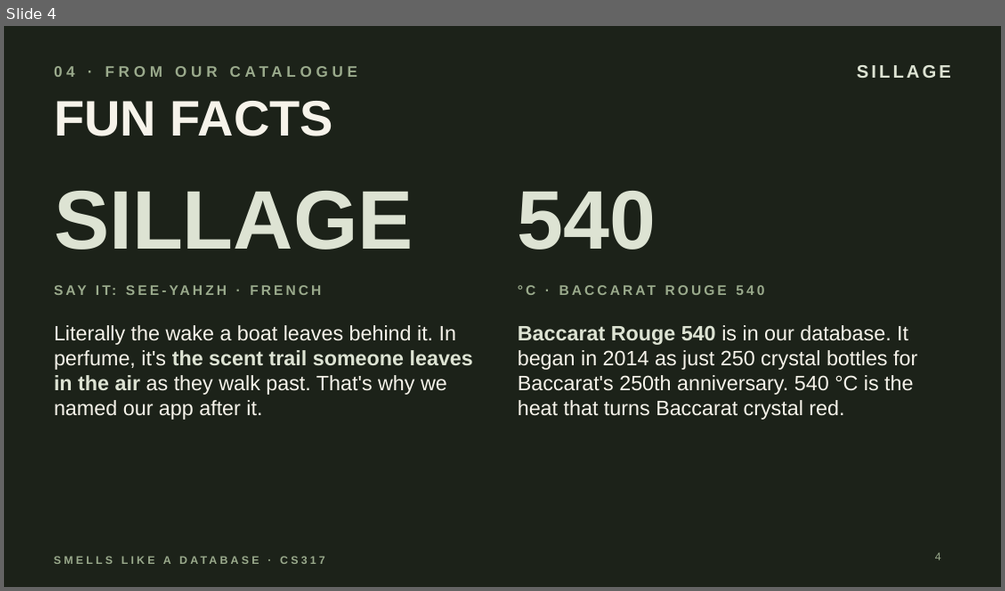
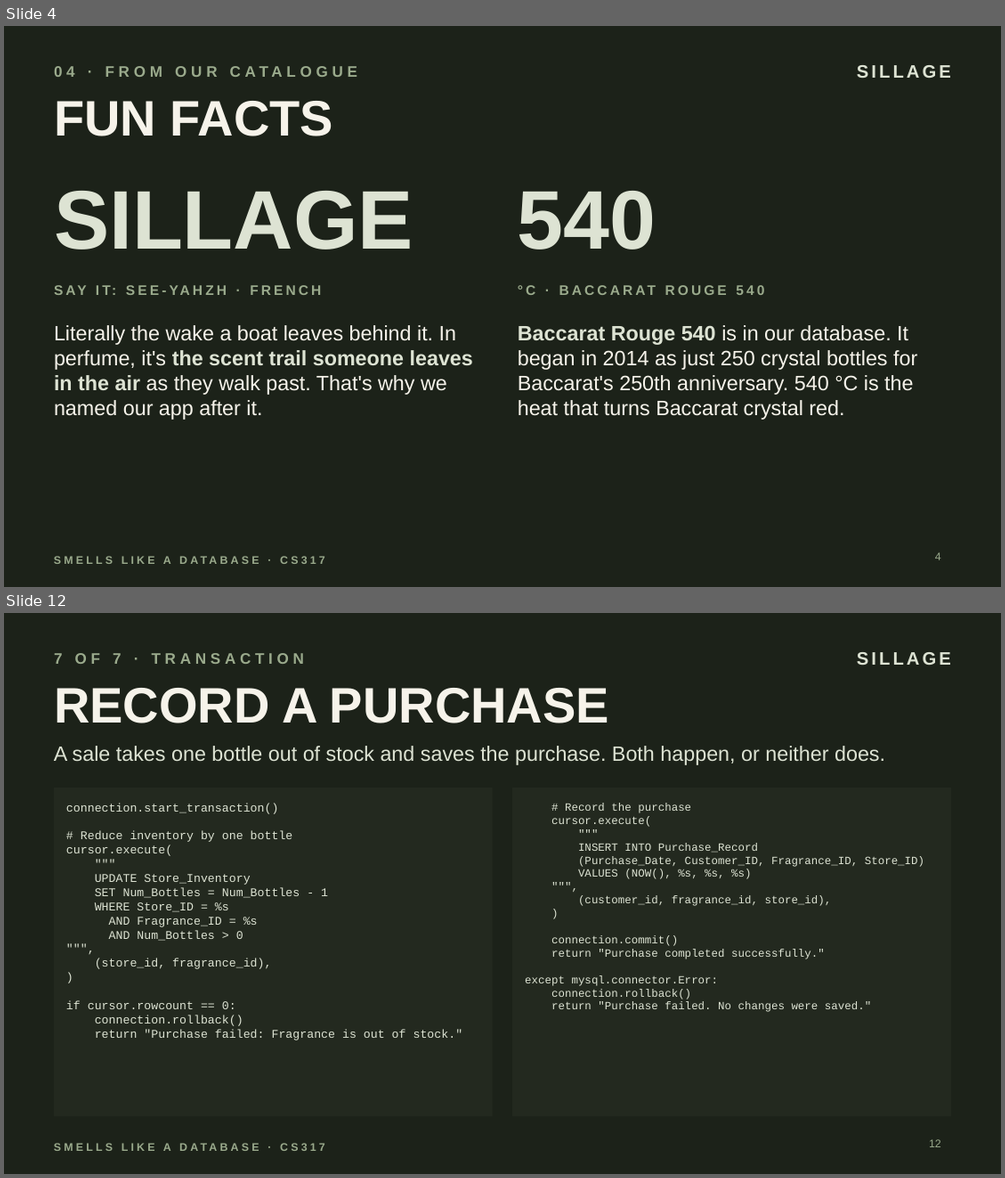
Before and after one commit to t-drape/Smells_Like_A_Database, a slide deck: CS317_Smells_Like_a_Database.pptx. Shown one above the other, each under a label of ours: slide 4 before the commit, slides 4 and 12 after it; the slides between them are not shown. The pictures are 1005x591 and 1005x1178 pixels, drawn with LibreOffice and Linux fonts; fonts in the diff are those of the drawing. Boxes give left, top, right and bottom in pixels: in the first picture for what was removed or moved away, otherwise in the second. Text is boxed around its words. In the diff, an @@ line names an element or a change of style, - is before the commit and + after.

```diff
--- a/CS317_Smells_Like_a_Database.pptx
+++ b/CS317_Smells_Like_a_Database.pptx
@@ slide 12 added at (4, 613, 1001, 1174), background #1C2219; not listed: 2 template elements that a slide beside it also shows @@
@@ text added at (54, 653, 304, 664), 11 pt, text #9AAA8C, bold @@
+7 OF 7 · TRANSACTION
@@ title added at (54, 688, 609, 723), 36 pt, text #F6F3EA, bold @@
+RECORD A PURCHASE
@@ text added at (54, 746, 885, 765), 15 pt, text #DDE3D3 @@
+A sale takes one bottle out of stock and saves the purchase. Both happen, or neither does.
@@ rectangle added at (54, 787, 493, 1117), fill #23291F, 8.5 pt, text #DDE3D3 @@
+connection.start_transaction()
+# Reduce inventory by one bottle
+cursor.execute(
+"""
+UPDATE Store_Inventory
+SET Num_Bottles = Num_Bottles - 1
+WHERE Store_ID = %s
+AND Fragrance_ID = %s
+AND Num_Bottles > 0
+""",
+(store_id, fragrance_id),
+)
+if cursor.rowcount == 0:
+connection.rollback()
+return "Purchase failed: Fragrance is out of stock."
@@ rectangle added at (512, 787, 951, 1117), fill #23291F, 8 pt, text #DDE3D3 @@
+# Record the purchase
+cursor.execute(
+"""
+INSERT INTO Purchase_Record
+(Purchase_Date, Customer_ID, Fragrance_ID, Store_ID)
+VALUES (NOW(), %s, %s, %s)
+""",
+(customer_id, fragrance_id, store_id),
+)
+connection.commit()
+return "Purchase completed successfully."
+except mysql.connector.Error:
+connection.rollback()
+return "Purchase failed. No changes were saved."
@@ page number added at (929, 1139, 941, 1147), 8 pt, text #9AAA8C @@
+12
```
Also in this commit, not shown: 9 other slides added.
